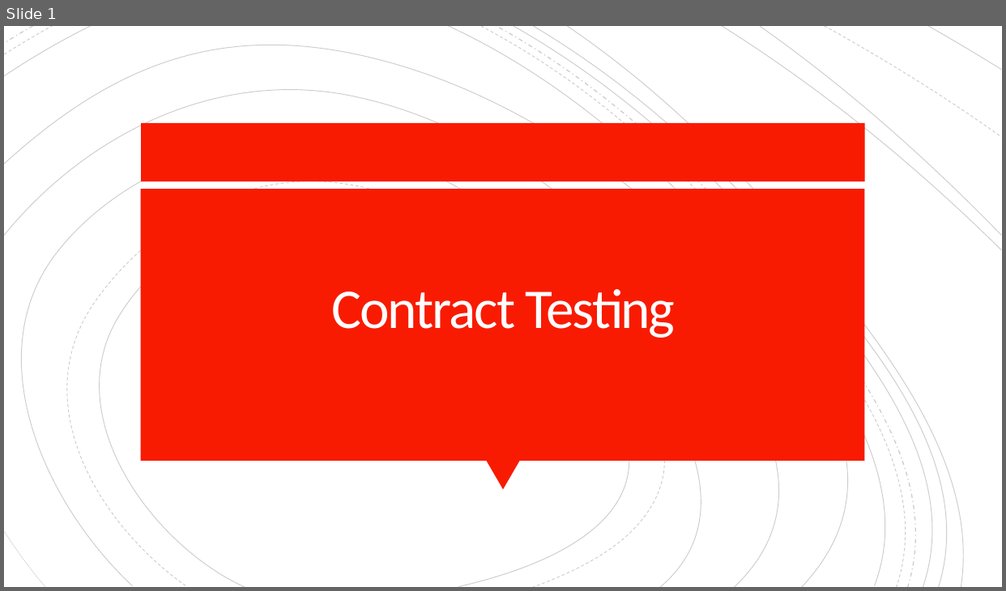
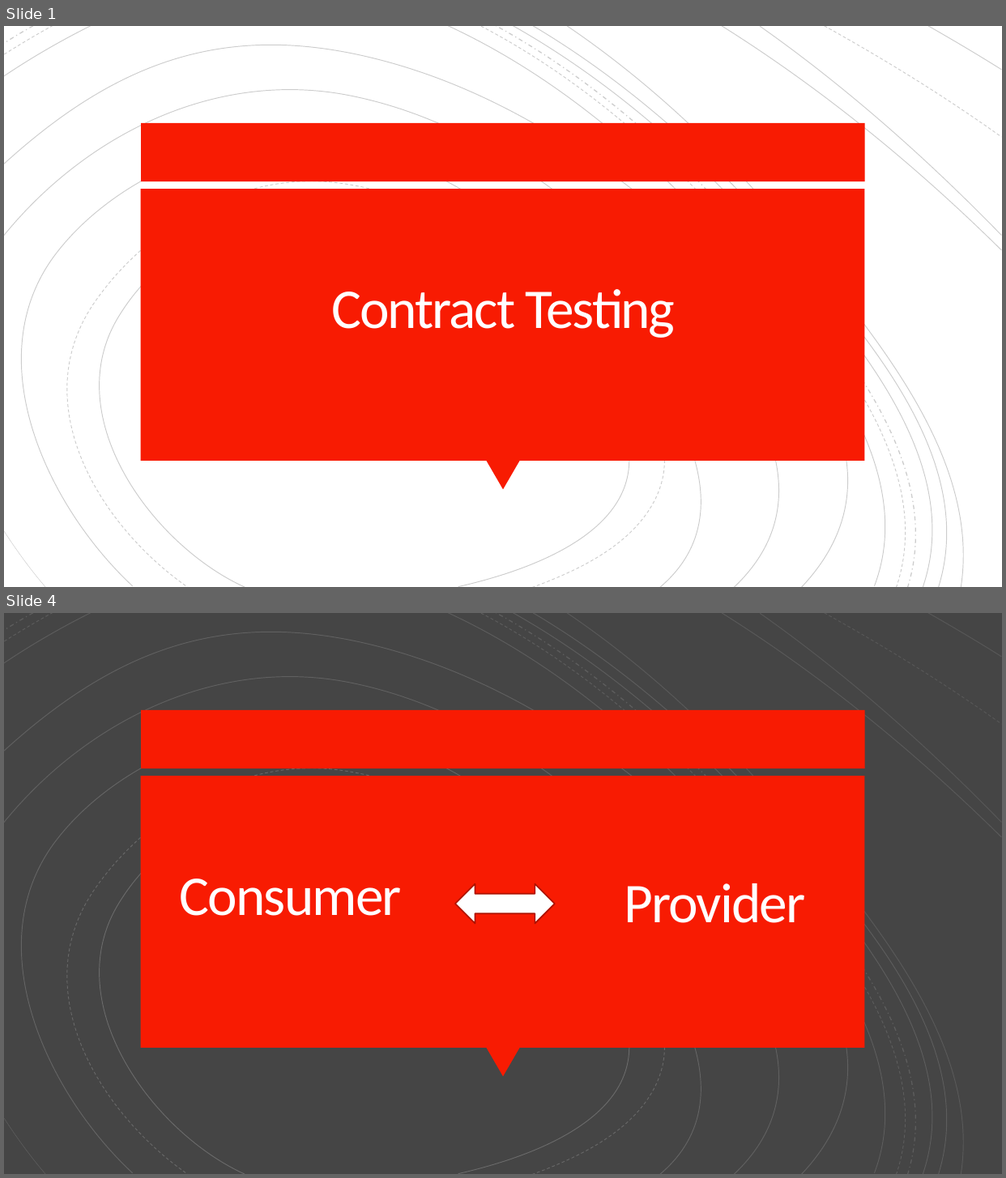
Before and after one commit to gigapr/Presentations, a slide deck: ConsumerDrivenContract.pptx. Shown one above the other, each under a label of ours: slide 1 before the commit, slides 1 and 4 after it; the slides between them are not shown. The pictures are 1006x591 and 1006x1178 pixels, drawn with LibreOffice and Linux fonts; fonts in the diff are those of the drawing. Boxes give left, top, right and bottom in pixels: in the first picture for what was removed or moved away, otherwise in the second. Text is boxed around its words. In the diff, an @@ line names an element or a change of style, - is before the commit and + after.

Commit message:
Updated presentation on ConsumerDriven contract

```diff
--- a/ConsumerDrivenContract.pptx
+++ b/ConsumerDrivenContract.pptx
@@ slide 4 added at [4, 613, 1002, 1174], background #454545 @@
@@ rectangle added at [4, 613, 1002, 1174], fill #454545 @@
@@ group added at [4, 613, 1000, 1174]: 18 freeform shapes @@
@@ group added at [4, 613, 1002, 1174]: 19 freeform shapes @@
@@ group added at [4, 613, 1002, 1174]: 19 freeform shapes @@
@@ rectangle added at [141, 710, 865, 769], fill #F81B02 @@
@@ rectangle added at [141, 776, 865, 1048], fill #F81B02 @@
@@ title added at [180, 879, 402, 916], 54 pt, text #FFFEFF @@
+Consumer
@@ left right arrow added at [455, 884, 555, 924], fill #FFFFFF, outline #AF1301 1.25 pt @@
@@ text added at [624, 884, 805, 923], 54 pt, text #FFFEFF @@
+Provider
@@ triangle added at [486, 1048, 520, 1076], fill #F81B02 @@
```
Also in this commit, not shown: 3 slides changed, 5 other slides added.
